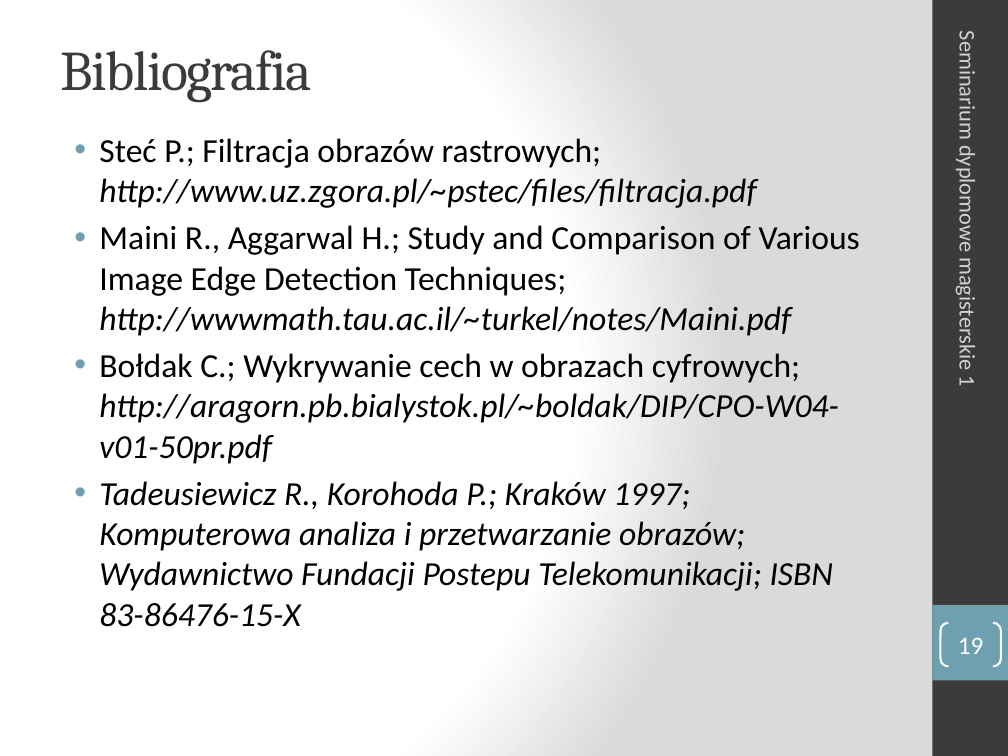
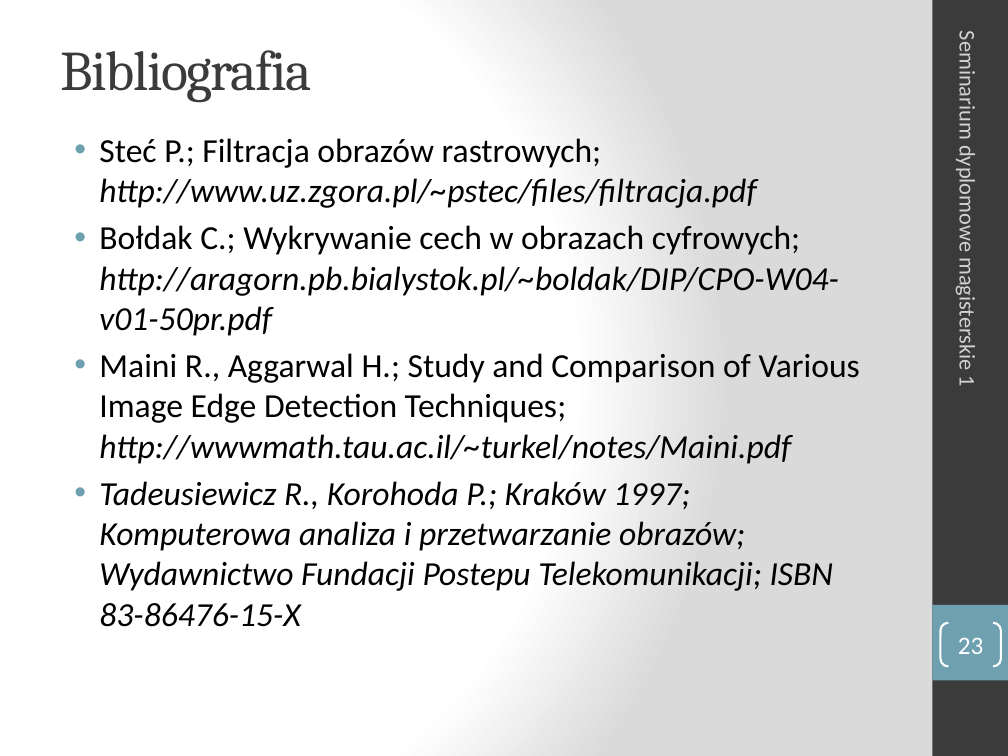
Before and after one commit to turekj/msc, a slide deck: slide 23 of Placeholder/seminar1/prezentacja/sdm1_Aniserowicz_Michal.pptx (slide 19 before the commit). Drawn at 1008x756 pixels with LibreOffice and Linux fonts; fonts in the diff are those of the drawing. Boxes give left, top, right and bottom in pixels: in the first picture for what was removed or moved away, otherwise in the second. Text is boxed around its words. In the diff, an @@ line names an element or a change of style, - is before the commit and + after.

```diff
--- a/Placeholder/seminar1/prezentacja/sdm1_Aniserowicz_Michal.pptx
+++ b/Placeholder/seminar1/prezentacja/sdm1_Aniserowicz_Michal.pptx
@@ text at (x1=99, y1=225, x2=839, y2=336): paragraph added @@
+• Bołdak C.; Wykrywanie cech w obrazach cyfrowych; http://aragorn.pb.bialystok.pl/~boldak/DIP/CPO-W04-v01-50pr.pdf
@@ text at (x1=99, y1=353, x2=839, y2=464): paragraph removed @@
-• Bołdak C.; Wykrywanie cech w obrazach cyfrowych; http://aragorn.pb.bialystok.pl/~boldak/DIP/CPO-W04-v01-50pr.pdf
@@ page number at (x1=958, y1=637, x2=984, y2=654): text changed @@
-19
+23
```
Also in this commit, not shown: 8 other slides changed, 5 slides added, 1 slide removed, 4 other files.
